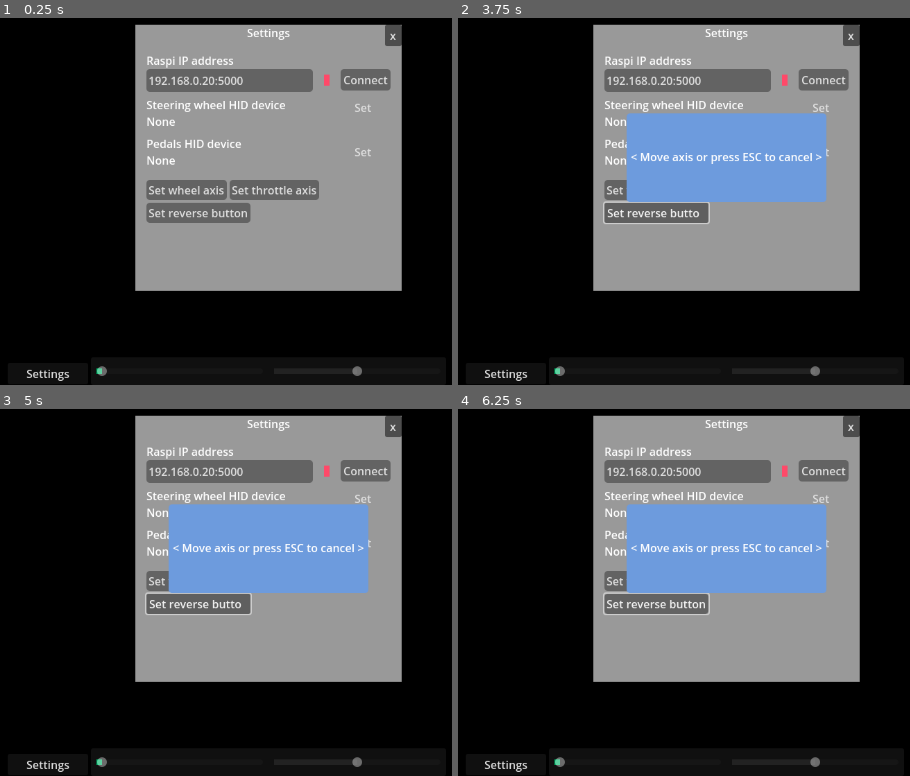
Above: before the commit, frames 1-4 (two rows, left to right).
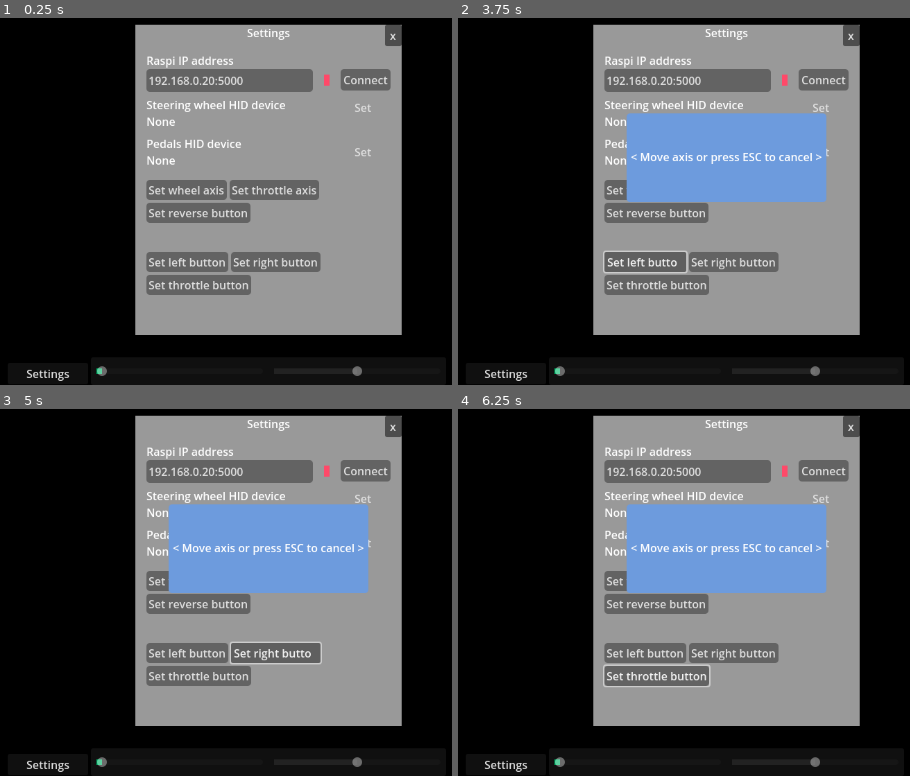
Above: after the commit, the same moments.

Repository: jaakaappi/fpv-car
Game: Godot game, scene res://main.tscn
Two runs of this game, one before a commit and one after it. Both use one fixed random seed, a clock stepped at 60 frames per second and the inputs below.
Inputs:
- Up to frame 1 (0.25 s): no input
- Up to frame 2 (3.75 s): click "x" at 0.5 s; click "Settings" at 1.25 s; click "Set wheel axis" at 2 s; click "Set reverse button" at 2.75 s; click "Set reverse button" (after the commit: "Set left button") at 3.5 s
- Up to frame 3 (5 s): click "Set reverse button" (after the commit: "Set right button") at 4.25 s
- Up to frame 4 (6.25 s): click "Set reverse button" (after the commit: "Set throttle button") at 5 s; click "Set throttle axis" at 5.75 s

The runs differ from the first frame. In frame 1, 9.8% of the frame differs, in the area x 29-89%, y 63-87%; in frame 2, 10%, in the area x 29-89%, y 49-87%; in frame 3, 10%; in frame 4, 10%.

Commit message:
Buttons for stuff

Diff:
--- a/fpv-client/AxisPopup.gd
+++ b/fpv-client/AxisPopup.gd
@@ -8,3 +8,5 @@
 		if event is InputEventJoypadMotion and abs(event.axis_value) >= 0.3:
 			callback.call(control_name, event.axis)
 			self.visible = false
+		if event is InputEventKey and event.keycode == KEY_ESCAPE:
+			self.visible = false
--- a/fpv-client/ButtonPopup.gd
+++ b/fpv-client/ButtonPopup.gd
@@ -9,5 +9,8 @@
 			callback.call(control_name, event.button_index)
 			self.visible = false
 		if event is InputEventKey:
+			if event.keycode == KEY_ESCAPE:
+				self.visible = false
+				return
 			callback.call(control_name, event.keycode)
 			self.visible = false
--- a/fpv-client/Menu.gd
+++ b/fpv-client/Menu.gd
@@ -96,4 +96,10 @@
 	match control_name:
 		"reverse":
 			main.set_reverse_button(button)
+		"left":
+			main.set_left_button(button)
+		"right":
+			main.set_right_button(button)
+		"throttle_button":
+			main.set_throttle_button(button)
 	print("set ", control_name, " to button", button)
--- a/fpv-client/main.gd
+++ b/fpv-client/main.gd
@@ -6,7 +6,10 @@
 var wheel_hid = -1
 var pedals_hid = -1
 var wheel_axis = -1
+var wheel_left_button = -1
+var wheel_right_button = -1
 var throttle_axis = -1
+var throttle_button = -1
 var reverse_button = -1
 #var reverse_button_number = ""
 
@@ -40,24 +43,28 @@
 func _unhandled_input(event):
 	if wheel_hid != -1 && wheel_axis != -1:
 		if event is InputEventJoypadMotion:
+			print("wheel motion")
 			event = event as InputEventJoypadMotion
 			if event.device == wheel_hid && event.axis == wheel_axis:
 				steering_slider.value = event.axis_value*50
 				current_steering_value = event.axis_value*50
+		if event is InputEventJoypadButton:
+			if event.device == wheel_hid && event.button_index == reverse_button:
+				current_reverse_value = event.pressed
 
-	# todo move inside wheel hid
-	if event is InputEventJoypadButton:
-		if event.device == wheel_hid && event.button_index == reverse_button:
-			current_reverse_value = true
 	if event is InputEventKey:
 		if event.keycode == reverse_button:
-			print(event)
 			current_reverse_value = event.pressed
-			if(event.pressed):
-				reverse_timeout_timestamp = Time.get_ticks_msec()
+		if event.keycode == throttle_button:
+			current_throttle_value = 50 if event.pressed else 0
+		if event.keycode == wheel_left_button:
+			current_steering_value = -50 if event.pressed else 0
+		if event.keycode == wheel_right_button:
+			current_steering_value = 50 if event.pressed else 0
 
 	if pedals_hid != -1 && throttle_axis != -1:
 		if event is InputEventJoypadMotion:
+			print("pedal motion")
 			event = event as InputEventJoypadMotion
 			if event.device == pedals_hid && event.axis == throttle_axis:
 				throttle_slider.value = event.axis_value*100
@@ -75,8 +82,6 @@
 	var reverse_data = PackedByteArray()
 	reverse_data.resize(4)
 	reverse_data.encode_float(0, 1.0 if current_reverse_value else 0)
-
-	print(throttle_data, reverse_data)
 
 	udp_client.put_packet(steering_data+throttle_data+reverse_data)
 
@@ -110,3 +115,15 @@
 func set_reverse_button(button):
 	print("reverse button", button)
 	self.reverse_button = button
+
+func set_left_button(button):
+	print("left button", button)
+	self.wheel_left_button = button
+
+func set_right_button(button):
+	print("right button", button)
+	self.wheel_right_button = button
+
+func set_throttle_button(button):
+	print("throttle button", button)
+	self.throttle_button = button
--- a/fpv-client/main.tscn
+++ b/fpv-client/main.tscn
@@ -61,7 +61,7 @@
 offset_left = -192.0
 offset_top = -196.0
 offset_right = 192.0
-offset_bottom = 188.0
+offset_bottom = 252.0
 grow_horizontal = 2
 grow_vertical = 2
 theme_override_styles/panel = SubResource("StyleBoxFlat_py2e2")
@@ -172,7 +172,7 @@
 offset_left = 16.0
 offset_top = 224.0
 offset_right = 368.0
-offset_bottom = 368.0
+offset_bottom = 312.0
 
 [node name="Button" type="Button" parent="Menu/FlowContainer"]
 layout_mode = 2
@@ -190,17 +190,27 @@
 theme_override_styles/normal = SubResource("StyleBoxFlat_nxx4c")
 text = "Set reverse button"
 
-[node name="Button4" type="Button" parent="Menu/FlowContainer"]
-visible = false
-layout_mode = 2
-theme_override_styles/normal = SubResource("StyleBoxFlat_nxx4c")
-text = "Set reverse button"
-
-[node name="Button5" type="Button" parent="Menu/FlowContainer"]
-visible = false
-layout_mode = 2
-theme_override_styles/normal = SubResource("StyleBoxFlat_nxx4c")
-text = "Set honk button"
+[node name="FlowContainer2" type="FlowContainer" parent="Menu"]
+layout_mode = 0
+offset_left = 16.0
+offset_top = 328.0
+offset_right = 368.0
+offset_bottom = 400.0
+
+[node name="Button4" type="Button" parent="Menu/FlowContainer2"]
+layout_mode = 2
+theme_override_styles/normal = SubResource("StyleBoxFlat_nxx4c")
+text = "Set left button"
+
+[node name="Button5" type="Button" parent="Menu/FlowContainer2"]
+layout_mode = 2
+theme_override_styles/normal = SubResource("StyleBoxFlat_nxx4c")
+text = "Set right button"
+
+[node name="Button6" type="Button" parent="Menu/FlowContainer2"]
+layout_mode = 2
+theme_override_styles/normal = SubResource("StyleBoxFlat_nxx4c")
+text = "Set throttle button"
 
 [node name="ConnectionStatus" type="ColorRect" parent="Menu"]
 layout_mode = 0
@@ -338,7 +348,9 @@
 [connection signal="pressed" from="Menu/FlowContainer/Button" to="Menu" method="on_set_axis_pressed" binds= ["wheel"]]
 [connection signal="pressed" from="Menu/FlowContainer/Button2" to="Menu" method="on_set_axis_pressed" binds= ["throttle"]]
 [connection signal="pressed" from="Menu/FlowContainer/Button3" to="Menu" method="on_set_button_pressed" binds= [&"reverse"]]
-[connection signal="pressed" from="Menu/FlowContainer/Button4" to="Menu" method="on_set_button_pressed" binds= ["reverse"]]
+[connection signal="pressed" from="Menu/FlowContainer2/Button4" to="Menu" method="on_set_button_pressed" binds= ["left"]]
+[connection signal="pressed" from="Menu/FlowContainer2/Button5" to="Menu" method="on_set_button_pressed" binds= ["right"]]
+[connection signal="pressed" from="Menu/FlowContainer2/Button6" to="Menu" method="on_set_button_pressed" binds= ["throttle_button"]]
 [connection signal="pressed" from="Menu/MenuButton" to="Menu" method="on_wheel_hid_pressed"]
 [connection signal="pressed" from="Menu/MenuButton2" to="Menu" method="on_pedals_hid_pressed"]
 [connection signal="pressed" from="HUD/SettingsButton" to="Menu" method="on_settings_pressed"]
--- a/fpv-client/project.godot
+++ b/fpv-client/project.godot
@@ -15,10 +15,6 @@
 config/features=PackedStringArray("4.1", "GL Compatibility")
 config/icon="res://icon.svg"
 
-[display]
-
-window/size/transparent=true
-
 [rendering]
 
 renderer/rendering_method="gl_compatibility"
Not shown, changed: car/main.py
